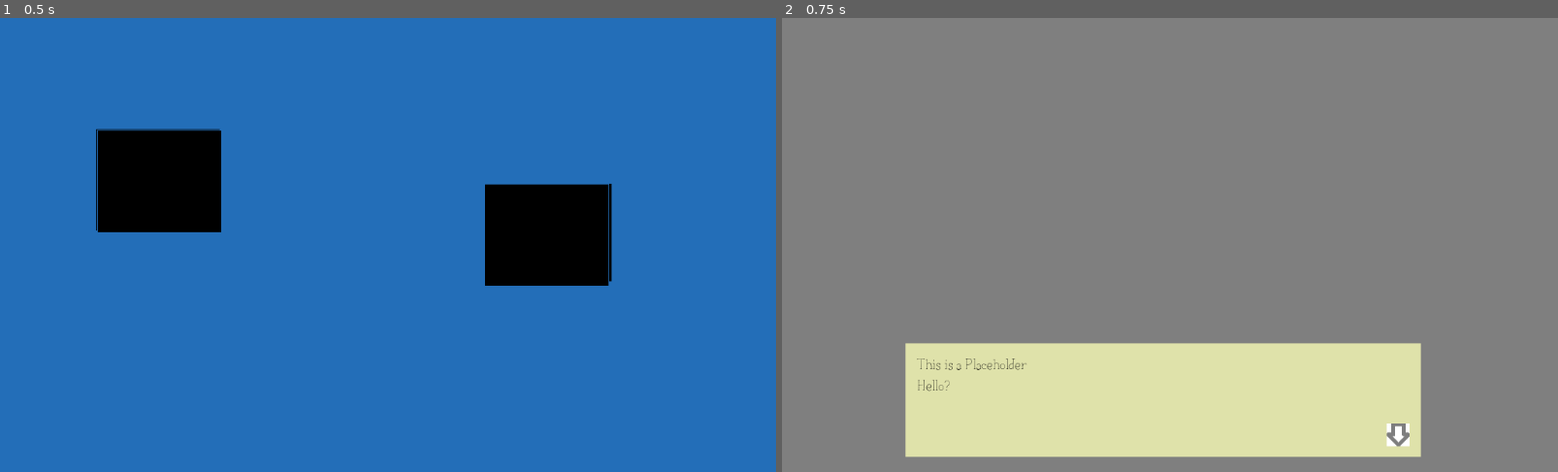
Above: before the commit, frames 1-2 (left to right).
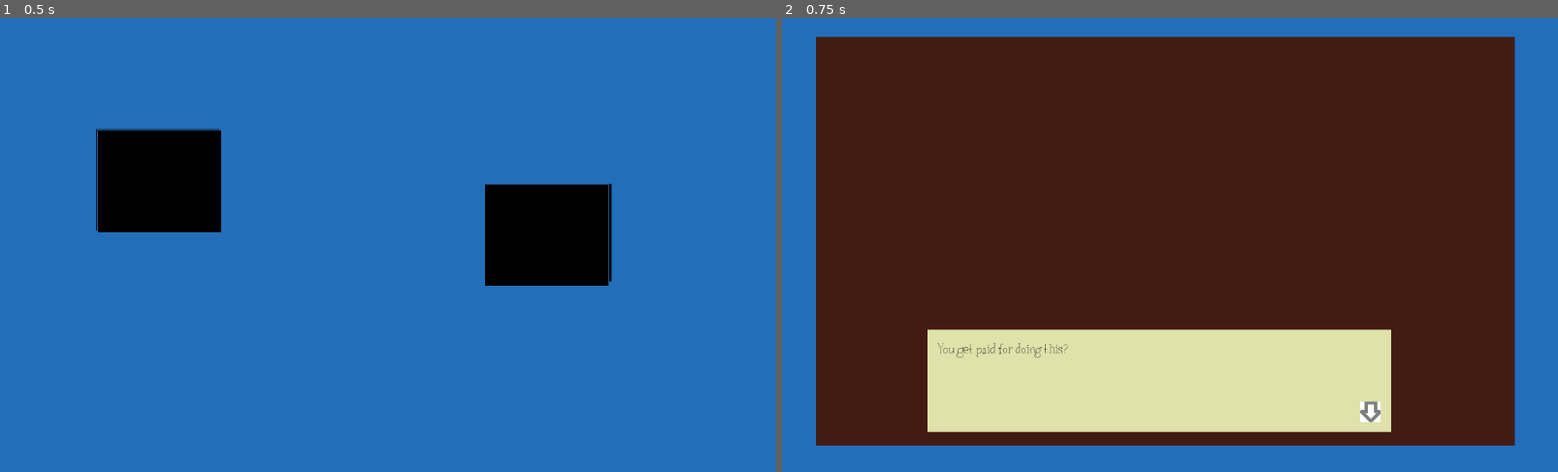
Above: after the commit, the same moments.

Repository: Otwald/WwstH
Game: Godot game, scene res://Root.tscn
Same seed, same stepped clock (60 frames per second), same inputs: the game is played once before the commit and once after it.
Inputs (mouse positions are in pixels of both pictures, inside the frame that each line leads up to):
- Up to frame 1 (0.5 s): no input
- Up to frame 2 (0.75 s): click (944, 181) at 0.5 s

Frame 1 is identical in both runs. In frame 2, 89% of the frame differs, in the area x 0-100%, y 0-100%.

Commit message:
work to implement simple dialog scroll

Diff:
--- /dev/null
+++ b/Character/Manager/Manager.gd
@@ -0,0 +1,14 @@
+extends Node2D
+
+
+onready var parent : Control = get_parent();
+onready var text_box : RichTextLabel = parent.find_node("DialogBox").find_node("Text");
+
+# Called when the node enters the scene tree for the first time.
+func _ready():
+	pass # Replace with function body.
+
+
+func say(text : String , mood : String = ""):
+	# $DialogBox/Text.text = text;
+	text_box.text = text;
--- a/Character/Manager/Manager.tscn
+++ b/Character/Manager/Manager.tscn
@@ -1,8 +1,13 @@
-[gd_scene load_steps=2 format=2]
+[gd_scene load_steps=3 format=2]
 
-[ext_resource path="res://Asset/Manager/Manager_Neutral.png" type="Texture" id=1]
+[ext_resource path="res://Asset/Character/Manager/Manager_Neutral.png" type="Texture" id=1]
+[ext_resource path="res://Character/Manager/Manager.gd" type="Script" id=2]
 
-[node name="Manager" type="Node"]
+[node name="Manager" type="Node2D"]
+script = ExtResource( 2 )
+__meta__ = {
+"_edit_group_": true
+}
 
 [node name="Sprite" type="Sprite" parent="."]
 texture = ExtResource( 1 )
--- /dev/null
+++ b/DialogBox/Dialog.gd
@@ -0,0 +1,21 @@
+extends Control
+
+
+onready var spawns : Array = [$Spawn1.transform, $Spawn2.transform, $Spawn3.transform, $Spawn4.transform]
+
+func build_scene(bg : Texture, charas : Array) ->void:
+	set_bg(bg);
+	var i = 0
+	while i < charas.size():
+		charas[i].transform = spawns[i];
+		add_child(charas[i]);
+		charas[i].visible = false;
+		i+=1;
+
+
+func set_bg(bg : Texture)->void:
+	$Bg.set_texture(bg);
+
+
+func say(text : String):
+	$DialogBox/Text.text = text;
--- a/DialogBox/Dialog.tscn
+++ b/DialogBox/Dialog.tscn
@@ -1,9 +1,10 @@
-[gd_scene load_steps=7 format=2]
+[gd_scene load_steps=8 format=2]
 
 [ext_resource path="res://Asset/Dialog/dbp.png" type="Texture" id=1]
 [ext_resource path="res://Asset/Dialog/DialogPointer.png" type="Texture" id=2]
 [ext_resource path="res://Asset/Font/Rabbits Goody.otf" type="DynamicFontData" id=3]
 [ext_resource path="res://Asset/Dialog/bph.png" type="Texture" id=4]
+[ext_resource path="res://DialogBox/Dialog.gd" type="Script" id=5]
 
 [sub_resource type="DynamicFont" id=1]
 size = 20
@@ -28,6 +29,7 @@
 [node name="Dialog" type="Control"]
 anchor_right = 1.0
 anchor_bottom = 1.0
+script = ExtResource( 5 )
 __meta__ = {
 "_edit_use_anchors_": false
 }
@@ -88,3 +90,15 @@
 
 [node name="AnimationPlayer" type="AnimationPlayer" parent="DialogBox/DialogPointer"]
 anims/IDLE = SubResource( 2 )
+
+[node name="Spawn1" type="Node2D" parent="."]
+position = Vector2( 200, 300 )
+
+[node name="Spawn2" type="Node2D" parent="."]
+position = Vector2( 800, 300 )
+
+[node name="Spawn3" type="Node2D" parent="."]
+position = Vector2( 400, 300 )
+
+[node name="Spawn4" type="Node2D" parent="."]
+position = Vector2( 600, 300 )
--- a/Root.gd
+++ b/Root.gd
@@ -1,14 +1,14 @@
 extends Node
 
 var scenes = ["","res://Scene1/Scene1.tscn", "res://Scene2/Scene2.tscn"]
+var figures : Dictionary = { "manager" : "res://Character/Manager/Manager.tscn"}
 
 
 # Called when the node enters the scene tree for the first time.
 func _ready():
-	$MapRoot.connect("startScene", self, "scene_select");
+	$MapRoot.connect("startScene", self, "select_scene");
 
-
-func scene_select(scene : int):
+func select_scene(scene : int):
 	var player_scene : PackedScene = load(scenes[scene]);
 	var scene_play : Control = player_scene.instance()
 	self.add_child(scene_play)
--- /dev/null
+++ b/Scene.gd
@@ -0,0 +1,18 @@
+extends Control
+class_name Scene
+
+
+func build_scene(bg, chars)-> Array:
+	var texture : Texture = load(bg);
+	var loaded : Array = init_chars(chars);
+	$Dialog.build_scene(texture, loaded);
+	print("Loaded Scene");
+	return loaded;
+
+func init_chars(charas : Array) -> Array:
+	var out : Array = []
+	for chara in charas:
+		var ress_scene = load(chara);
+		var init_scene = ress_scene.instance();
+		out.push_back(init_scene)
+	return out;
--- a/Scene1/Scene1.gd
+++ b/Scene1/Scene1.gd
@@ -1,19 +1,28 @@
-extends Control
-
-
-# Declare member variables here. Examples:
-# var a = 2
-# var b = "text"
+extends "res://Scene.gd"
+
+
+var bg : String = "res://Asset/Scenes/scene1.png";
+var manager : Node2D;
+onready var root : Node = get_parent()
+onready var chars : Array = [root.figures["manager"]]
 
 
 # Called when the node enters the scene tree for the first time.
 func _ready():
-	pass # Replace with function body.
-
-
-# Called every frame. 'delta' is the elapsed time since the previous frame.
-#func _process(delta):
-#	pass
+	var loaded_chars :Array  = build_scene(bg, chars);
+	manager = loaded_chars[0];
+
+func _process(delta):
+	$Dialog.say(
+		"It was now time to get Mr.Big Bag Hotshot Merax on your side."
+
+		# "This will likely be a suicide mission but you will definitely be doomed if the town was left defenceless without its protector."
+
+		# "Merak surprisingly accepted your request to meet him."
+
+		# "And so here you are sitting in actually his very cozily decorated office that is very different from how you imagined it to be like."
+		);
+	manager.say("You get paid for doing this?", "annoyed")
 
 # [E007] Nemesis Negotiation.
 
--- a/Scene1/Scene1.tscn
+++ b/Scene1/Scene1.tscn
@@ -12,3 +12,8 @@
 }
 
 [node name="Dialog" parent="." instance=ExtResource( 1 )]
+margin_left = 45.0
+margin_top = 25.0
+margin_right = 45.0
+margin_bottom = 25.0
+rect_scale = Vector2( 0.9, 0.9 )
--- a/project.godot
+++ b/project.godot
@@ -8,9 +8,14 @@
 
 config_version=4
 
-_global_script_classes=[  ]
+_global_script_classes=[ {
+"base": "Control",
+"class": "Scene",
+"language": "GDScript",
+"path": "res://Scene.gd"
+} ]
 _global_script_class_icons={
-
+"Scene": ""
 }
 
 [application]
Renamed: Asset/Manager/Manager_Failed.png -> Asset/Character/Manager/Manager_Failed.png
Not shown, changed: Asset/Character/Manager/Manager_Failed.png.import
Renamed: Asset/Manager/Manager_Neutral.png -> Asset/Character/Manager/Manager_Neutral.png
Not shown, changed: Asset/Character/Manager/Manager_Neutral.png.import
Renamed: Asset/Manager/Manager_Succeed.png -> Asset/Character/Manager/Manager_Succeed.png
Not shown, changed: Asset/Character/Manager/Manager_Succeed.png.import
Binary file added: Asset/Scenes/scene1.png
Not shown, added: Asset/Scenes/scene1.png.import
